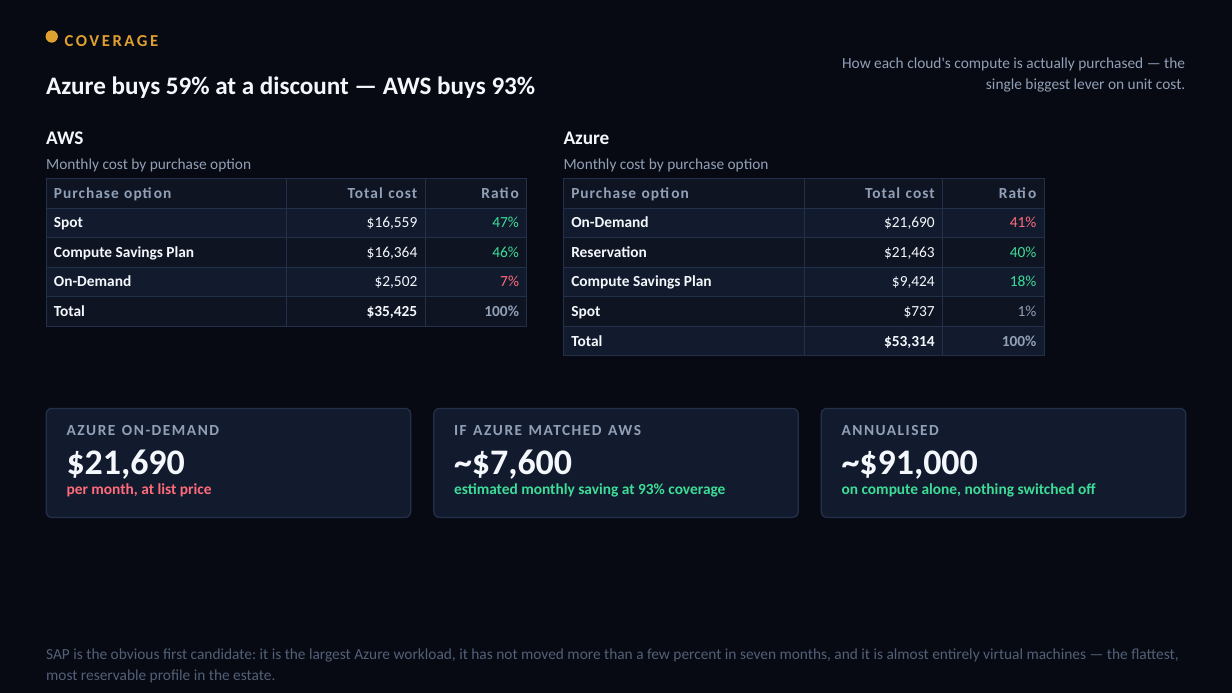
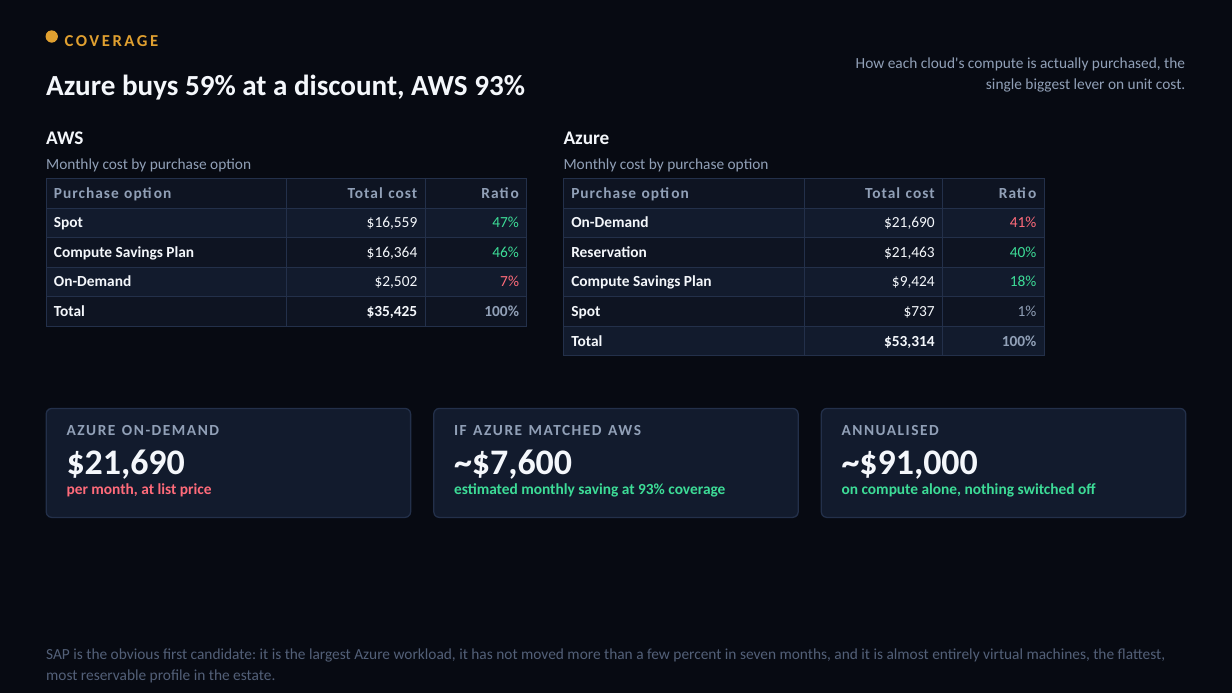
Before and after one commit to arielga5-code/Finops, a slide deck: slide 13 of deck/Harel_Cloud_Cost_CIO_v34.pptx. Drawn at 1232x693 pixels with LibreOffice and Linux fonts; fonts in the diff are those of the drawing. Boxes give left, top, right and bottom in pixels: in the first picture for what was removed or moved away, otherwise in the second. Text is boxed around its words. In the diff, an @@ line names an element or a change of style, - is before the commit and + after.

```diff
--- a/deck/Harel_Cloud_Cost_CIO_v34.pptx
+++ b/deck/Harel_Cloud_Cost_CIO_v34.pptx
@@ text at <box>856,57,1185,92</box>: text changed @@
-How each cloud's compute is actually purchased — the single biggest lever on unit cost.
+How each cloud's compute is actually purchased, the single biggest lever on unit cost.
@@ text at <box>46,74,525,100</box>: text changed; size 19.5 to 22.7 pt @@
-Azure buys 59% at a discount — AWS buys 93%
+Azure buys 59% at a discount, AWS 93%
@@ text at <box>46,648,1165,683</box>: text changed @@
-SAP is the obvious first candidate: it is the largest Azure workload, it has not moved more than a few percent in seven months, and it is almost entirely virtual machines — the flattest, most reservable profile in the estate.
+SAP is the obvious first candidate: it is the largest Azure workload, it has not moved more than a few percent in seven months, and it is almost entirely virtual machines, the flattest, most reservable profile in the estate.
```
Also in this commit, not shown: 32 other slides changed, 11 other files.
